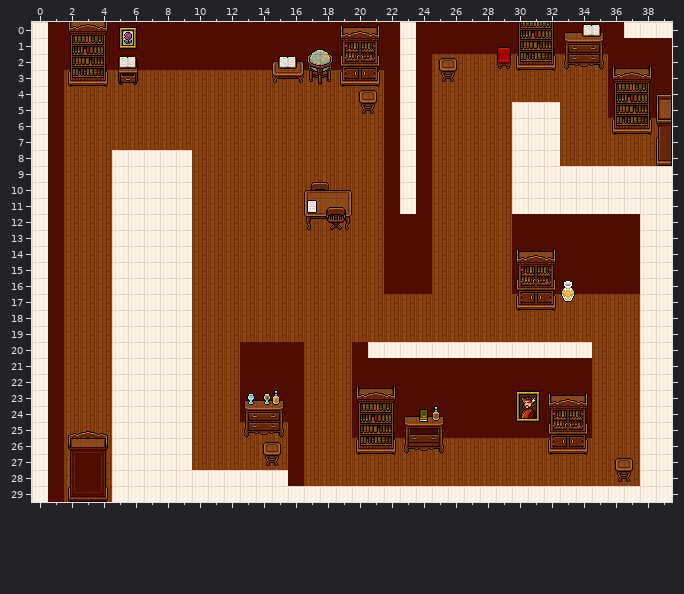
Tiled map, stored at assets/maps/libraryfloor2.tmx. That is the earlier state.
Cells are 16x16 px. Shown: x 0..39, y 0..29.
The same view after the edit:
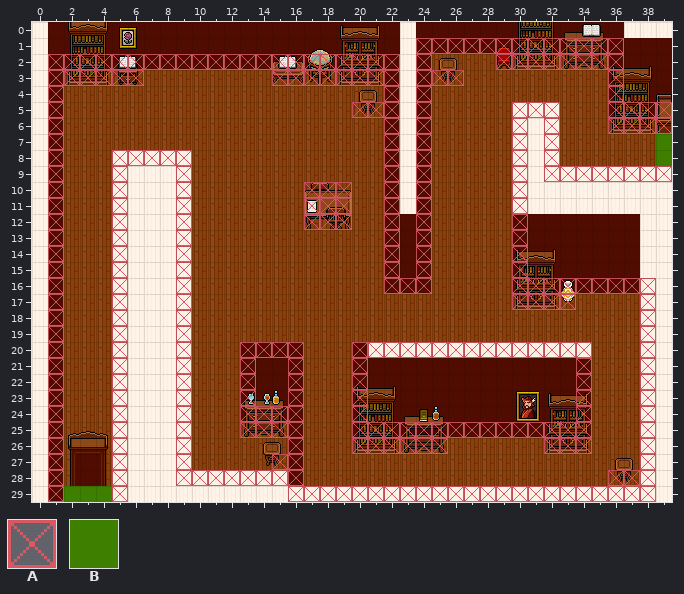
Key: from "collisionBox": A 0; from "exitBox": B 4.
_ is an empty cell.
Tiles of an added or newly shown layer are drawn over the layers below it.
What changed:
Layer "Collision" (now shown):
y 1: x 24..36 _____________ -> AAAAAAAAAAAAA
y 2: x 1..22 ______________________ -> AAAAAAAAAAAAAAAAAAAAAA; x 24 _ -> A; x 29..36 ________ -> AAAAAAAA
y 3: x 1..6 ______ -> AAAAAA; x 15..22 ________ -> AAAAAAAA; x 24..26 ___ -> AAA; x 36 _ -> A
y 4: x 1 _ -> A; x 22 _ -> A; x 24 _ -> A; x 36 _ -> A
y 5: x 1 _ -> A; x 20..22 ___ -> AAA; x 24 _ -> A; x 30..32 ___ -> AAA; x 36..39 ____ -> AAAA
y 6: x 1 _ -> A; x 22 _ -> A; x 24 _ -> A; x 30 _ -> A; x 32 _ -> A; x 36..39 ____ -> AAAA
y 7: x 1 _ -> A; x 22 _ -> A; x 24 _ -> A; x 30 _ -> A; x 32 _ -> A
y 8: x 1 _ -> A; x 5..9 _____ -> AAAAA; x 22 _ -> A; x 24 _ -> A; x 30 _ -> A; x 32 _ -> A
y 9: x 1 _ -> A; x 5 _ -> A; x 9 _ -> A; x 22 _ -> A; x 24 _ -> A; x 30 _ -> A; x 32..39 ________ -> AAAAAAAA
y 10..12: x 1 _ -> A; x 5 _ -> A; x 9 _ -> A; x 17..19 ___ -> AAA; x 22 _ -> A; x 24 _ -> A; x 30 _ -> A
y 13..15: x 1 _ -> A; x 5 _ -> A; x 9 _ -> A; x 22 _ -> A; x 24 _ -> A; x 30 _ -> A
y 16: x 1 _ -> A; x 5 _ -> A; x 9 _ -> A; x 22..24 ___ -> AAA; x 30..38 _________ -> AAAAAAAAA
y 17: x 1 _ -> A; x 5 _ -> A; x 9 _ -> A; x 30..33 ____ -> AAAA; x 38 _ -> A
y 18..19: x 1 _ -> A; x 5 _ -> A; x 9 _ -> A; x 38 _ -> A
y 20: x 1 _ -> A; x 5 _ -> A; x 9 _ -> A; x 13..16 ____ -> AAAA; x 20..34 _______________ -> AAAAAAAAAAAAAAA; x 38 _ -> A
y 21..23: x 1 _ -> A; x 5 _ -> A; x 9 _ -> A; x 13 _ -> A; x 16 _ -> A; x 20 _ -> A; x 34 _ -> A; x 38 _ -> A
y 24: x 1 _ -> A; x 5 _ -> A; x 9 _ -> A; x 13..16 ____ -> AAAA; x 20 _ -> A; x 34 _ -> A; x 38 _ -> A
y 25: x 1 _ -> A; x 5 _ -> A; x 9 _ -> A; x 13..16 ____ -> AAAA; x 20..34 _______________ -> AAAAAAAAAAAAAAA; x 38 _ -> A
y 26: x 1 _ -> A; x 5 _ -> A; x 9 _ -> A; x 16 _ -> A; x 20..25 ______ -> AAAAAA; x 32..34 ___ -> AAA; x 38 _ -> A
y 27: x 1 _ -> A; x 5 _ -> A; x 9 _ -> A; x 15..16 __ -> AA; x 38 _ -> A
y 28: x 1 _ -> A; x 5 _ -> A; x 9..16 ________ -> AAAAAAAA; x 36..38 ___ -> AAA
y 29: x 1 _ -> A; x 5 _ -> A; x 16..38 _______________________ -> AAAAAAAAAAAAAAAAAAAAAAA
Layer "ExitForward" (now shown):
y 29: x 2..4 ___ -> BBB
Layer "ExitBack" (now shown):
y 7..8: x 39 _ -> B
